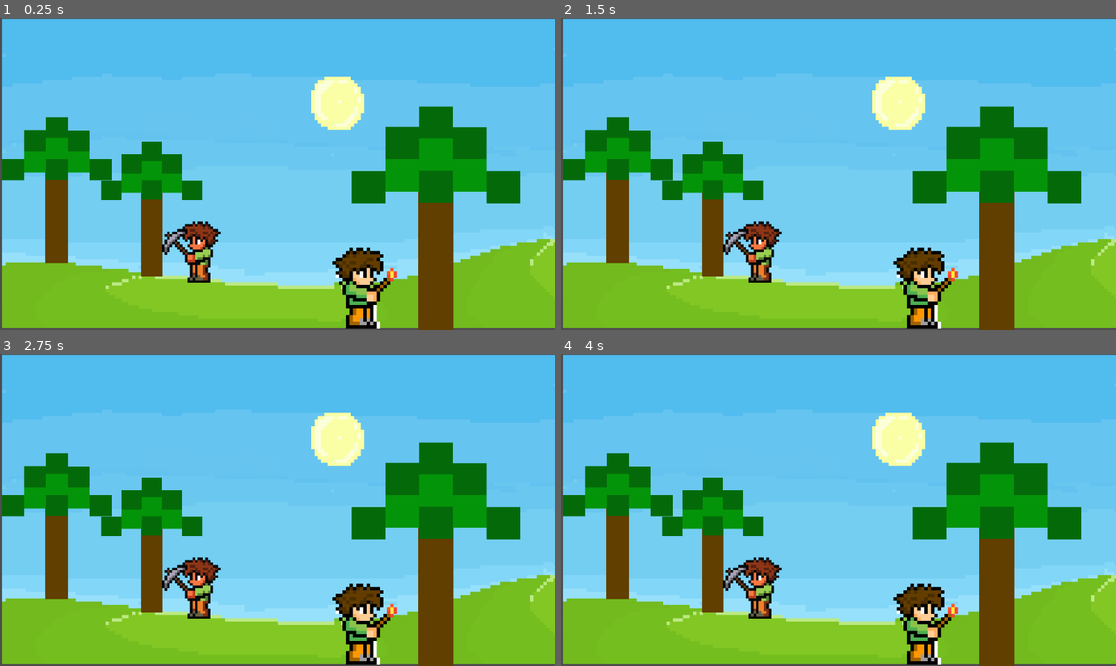
Above: before the commit, frames 1-4 (two rows, left to right).
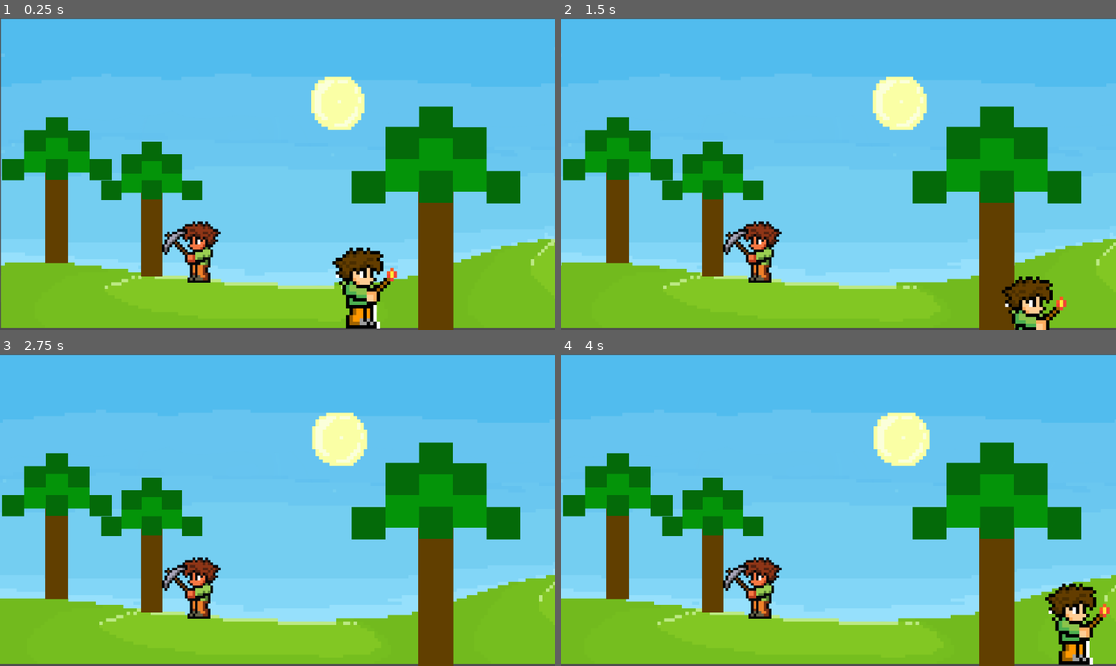
Above: after the commit, the same moments.

Repository: Christineyang5/Christine-Yang-Labs
Game: Godot game, scene res://lab_1.tscn
Two runs of this game, one before a commit and one after it. Both use one fixed random seed, a clock stepped at 60 frames per second and the inputs below. Before the commit the project has no main scene; this scene is started directly in both runs.
Inputs:
- Up to frame 1 (0.25 s): no input
- Up to frame 2 (1.5 s): tap Enter (ui_accept) at 0.5, 1.35 s; hold Right (ui_right) 0.53-1.28 s; hold Enter (ui_accept) 0.53-1.28 s; hold Down (ui_down) from 1.28 s (still down)
- Up to frame 3 (2.75 s): tap Enter (ui_accept) at 1.52, 1.82 s; release Down (ui_down) at 2.03 s; hold Right (ui_right) from 2.03 s (still down); hold Enter (ui_accept) from 2.03 s (still down)
- Up to frame 4 (4 s): release Right (ui_right) at 2.78 s; release Enter (ui_accept) at 2.78 s; hold Up (ui_up) 2.78-3.53 s; tap Enter (ui_accept) at 2.85, 3.02, 3.32 s; hold Left (ui_left) from 3.53 s (still down); hold Enter (ui_accept) from 3.53 s (still down)

The runs differ from the first frame. In frame 1, 0.4% of the frame differs, in the area x 0-100%, y 0-100%; in frame 2, 3.9%; in frame 3, 2.9%; in frame 4, 4.9%.

Commit message:
Lab 2: Scripts and Conditionals

Diff:
--- a/lab-1/lab_1.tscn
+++ b/lab-1/lab_1.tscn
@@ -1,15 +1,19 @@
-[gd_scene load_steps=5 format=3 uid="uid://tpxwbu0gqrxt"]
+[gd_scene load_steps=8 format=3 uid="uid://tpxwbu0gqrxt"]
 
 [ext_resource type="PackedScene" uid="uid://bi5nswbqcm2je" path="res://main_scene.tscn" id="1_xnoow"]
 [ext_resource type="PackedScene" uid="uid://clom0n1fi4qnd" path="res://tree.tscn" id="2_vs1bs"]
+[ext_resource type="Script" path="res://main_scene.gd" id="2_xfdnc"]
 [ext_resource type="Texture2D" uid="uid://bsf7slouhslny" path="res://Assers/Sprite 1.png" id="3_x6njr"]
+[ext_resource type="Script" path="res://sprite_1.gd" id="4_6bdq4"]
 [ext_resource type="Texture2D" uid="uid://dugwy7tpff5ot" path="res://Assers/Sprite 2.png" id="4_ctx8i"]
+[ext_resource type="Script" path="res://sprite_2.gd" id="5_xgehv"]
 
 [node name="lab 1" type="Sprite2D"]
 
 [node name="MainScene" parent="." instance=ExtResource("1_xnoow")]
 position = Vector2(578, 323)
 scale = Vector2(0.2296, 0.229286)
+script = ExtResource("2_xfdnc")
 
 [node name="Forest" type="Sprite2D" parent="."]
 
@@ -28,8 +32,10 @@
 position = Vector2(397, 486)
 scale = Vector2(0.13, 0.13)
 texture = ExtResource("3_x6njr")
+script = ExtResource("4_6bdq4")
 
 [node name="Sprite2" type="Sprite2D" parent="."]
 position = Vector2(757, 561)
 scale = Vector2(0.19, 0.19)
 texture = ExtResource("4_ctx8i")
+script = ExtResource("5_xgehv")
--- /dev/null
+++ b/lab-1/main_scene.gd
@@ -0,0 +1,14 @@
+extends Sprite2D
+
+@export var speed = 0.00005
+
+# Called when the node enters the scene tree for the first time.
+func _ready() -> void:
+	pass # Replace with function body.
+
+
+# Called every frame. 'delta' is the elapsed time since the previous frame.
+func _process(delta: float) -> void:
+	position.x += speed
+	scale.x += speed
+	scale.y - speed
--- a/lab-1/project.godot
+++ b/lab-1/project.godot
@@ -11,7 +11,7 @@
 [application]
 
 config/name="Lab 1"
-run/main_scene="res://main scene.tscn"
+run/main_scene="res://lab_1.tscn"
 config/features=PackedStringArray("4.3", "GL Compatibility")
 config/icon="res://Assers/icon.svg"
 
--- /dev/null
+++ b/lab-1/sprite_1.gd
@@ -0,0 +1,11 @@
+extends Sprite2D
+
+
+# Called when the node enters the scene tree for the first time.
+func _ready() -> void:
+	pass # Replace with function body.
+
+
+# Called every frame. 'delta' is the elapsed time since the previous frame.
+func _process(delta: float) -> void:
+	pass
--- /dev/null
+++ b/lab-1/sprite_2.gd
@@ -0,0 +1,27 @@
+extends Sprite2D
+
+@export var speed = 5
+@export var maximum_health = 10
+@export var current_health = 10
+
+# Called when the node enters the scene tree for the first time.
+func _ready() -> void:
+	pass # Replace with function body.
+
+
+# Called every frame. 'delta' is the elapsed time since the previous frame.
+func _process(delta: float) -> void:
+	if Input.is_action_pressed("ui_accept"):
+		print("I pressed a button")
+
+	if Input.is_action_pressed("ui_left"):
+		position.x -= speed
+
+	if Input.is_action_pressed("ui_right"):
+		position.x += speed
+
+	if Input.is_action_pressed("ui_up"):
+		position.y -= speed
+
+	if Input.is_action_pressed("ui_down"):
+		position.y += speed
Not shown, changed: .DS_Store
